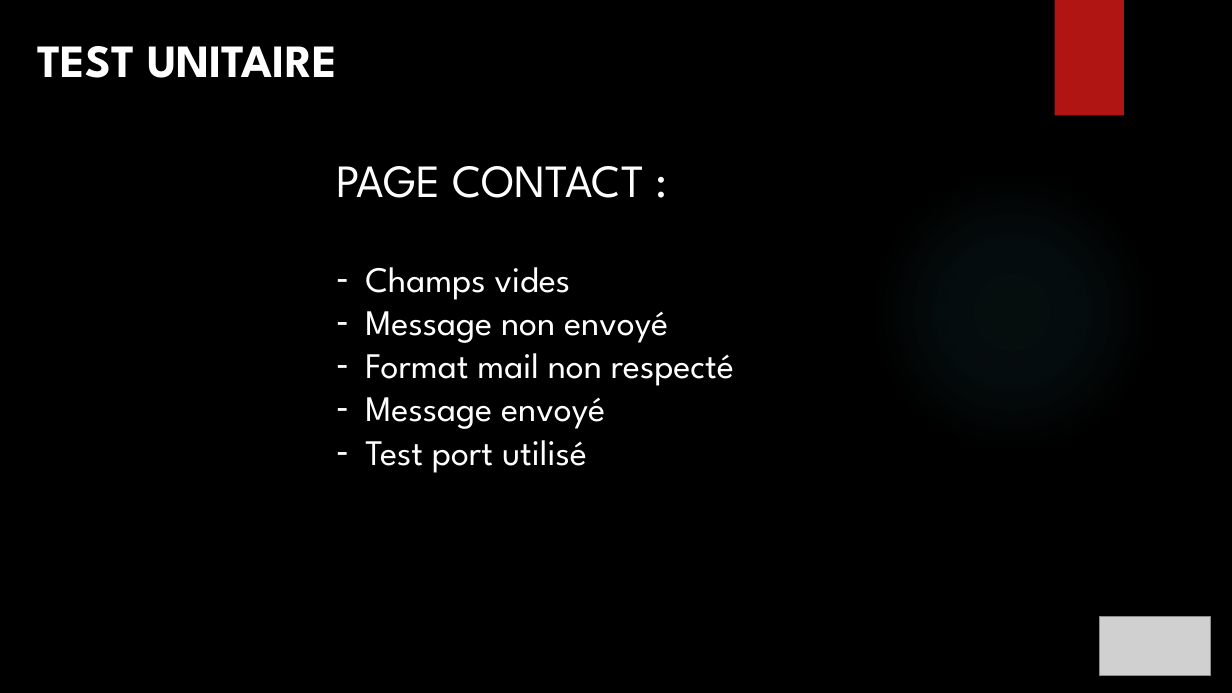
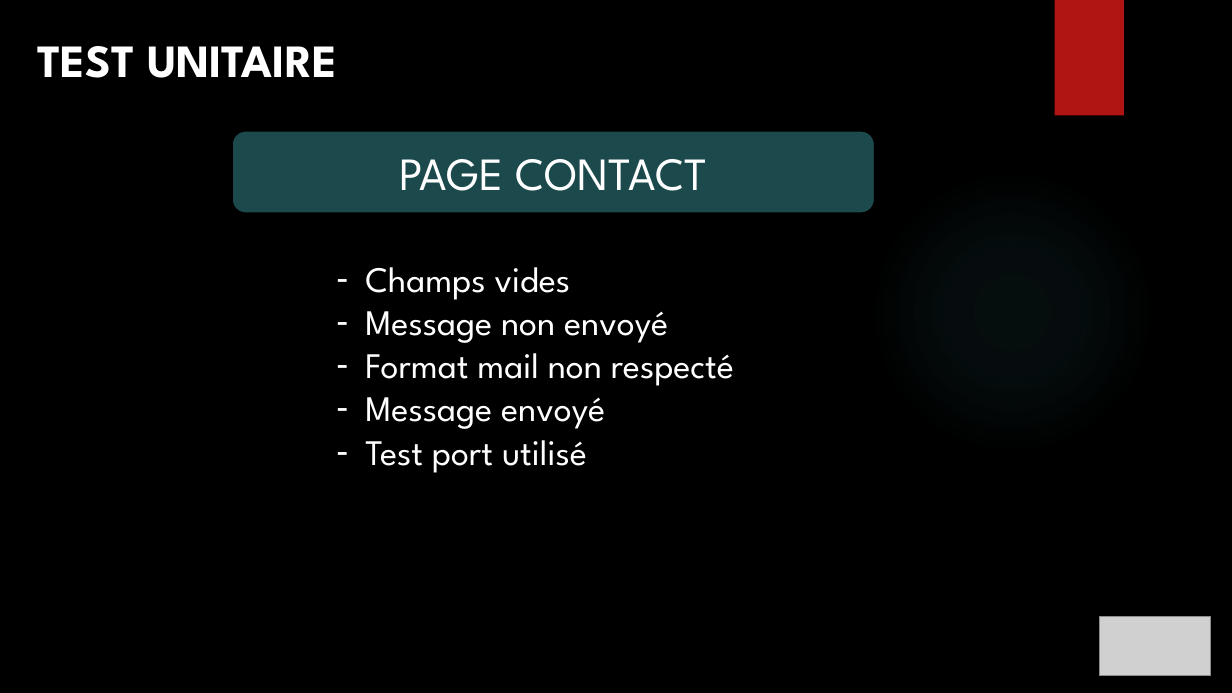
Before and after one commit to ChampemeDylan/UPOP, a slide deck: slide 26 of Présentation UPOP.pptx. Drawn at 1232x693 pixels with LibreOffice and Linux fonts; fonts in the diff are those of the drawing; grey boxes stand for pictures; background and template pictures are left out. Boxes give left, top, right and bottom in pixels: in the first picture for what was removed or moved away, otherwise in the second. Text is boxed around its words. In the diff, an @@ line names an element or a change of style, - is before the commit and + after.

```diff
--- a/Présentation UPOP.pptx
+++ b/Présentation UPOP.pptx
@@ rounded rectangle "PAGE CONTACT": place and size @@
-rounded rectangle "PAGE CONTACT" at (336,166,643,198)
+rounded rectangle "PAGE CONTACT" at (232,130,875,213)
@@ rounded rectangle "PAGE CONTACT" at (232,130,875,213): vertical alignment top to middle; fill none to #1B494C; outline none to #000000 1.5 pt @@
@@ text in rounded rectangle at (400,159,707,191): text changed @@
-PAGE CONTACT :
+PAGE CONTACT
```
Also in this commit, not shown: 3 other slides changed.
